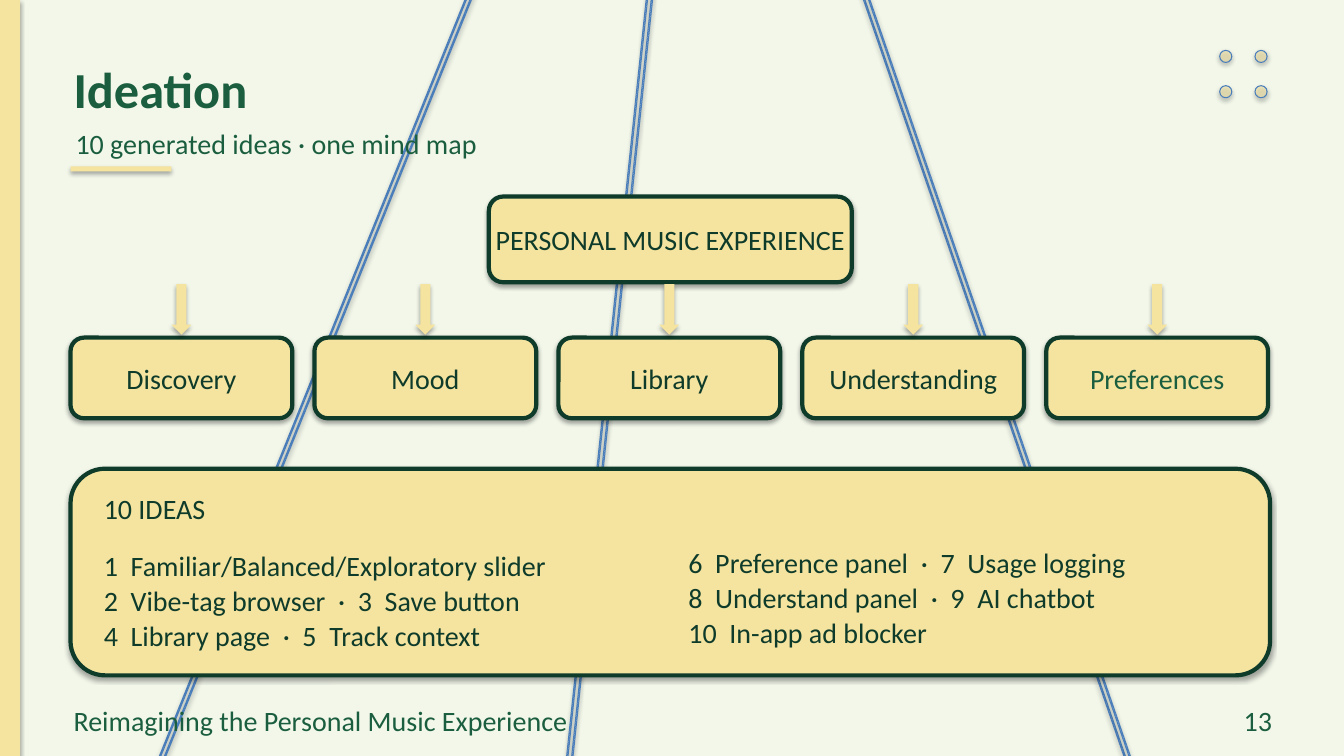
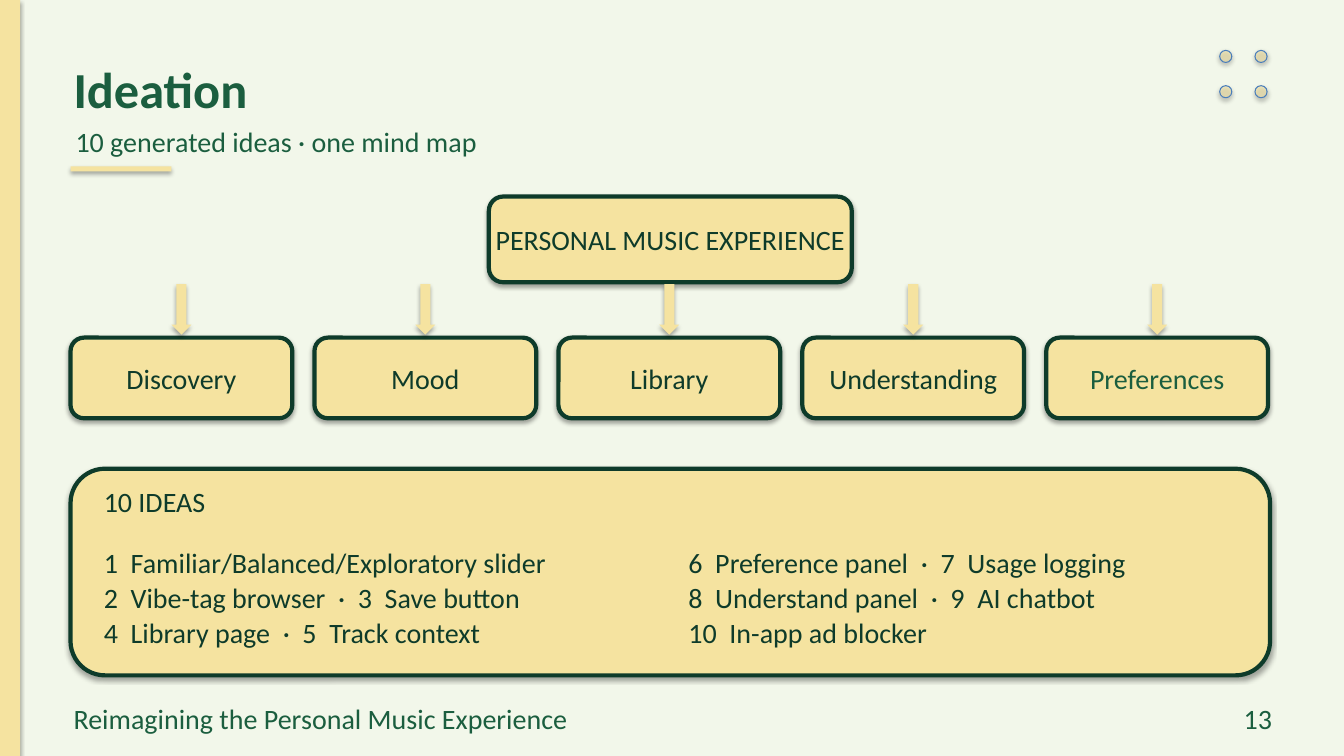
Before and after one commit to preet-kamdar/design-thinking-sem3, a slide deck: slide 13 of docs/Presentation_crease_trial.pptx. Drawn at 1344x756 pixels with LibreOffice and Linux fonts; fonts in the diff are those of the drawing; background and template pictures are left out. Boxes give left, top, right and bottom in pixels: in the first picture for what was removed or moved away, otherwise in the second. Text is boxed around its words. In the diff, an @@ line names an element or a change of style, - is before the commit and + after.

```diff
--- a/docs/Presentation_crease_trial.pptx
+++ b/docs/Presentation_crease_trial.pptx
@@ rectangle removed at (0,0,703,756) @@
@@ rectangle removed at (0,0,708,756) @@
@@ rectangle removed at (525,0,726,756) @@
@@ rectangle removed at (530,0,731,756) @@
@@ rectangle removed at (656,0,1281,756) @@
@@ rectangle removed at (661,0,1286,756) @@
@@ text "10 generated ideas · one ..." rewrapped from (76,131,477,161) to (76,132,477,157) @@
@@ text "10 IDEAS": place and size @@
-text "10 IDEAS" at (104,501,205,519)
+text "10 IDEAS" at (104,494,205,512)
@@ text "Reimagining the Personal Music Experience" rewrapped from (74,708,567,738) to (74,709,567,734) @@
```
Also in this commit, not shown: 19 other slides changed, 6 other files.
